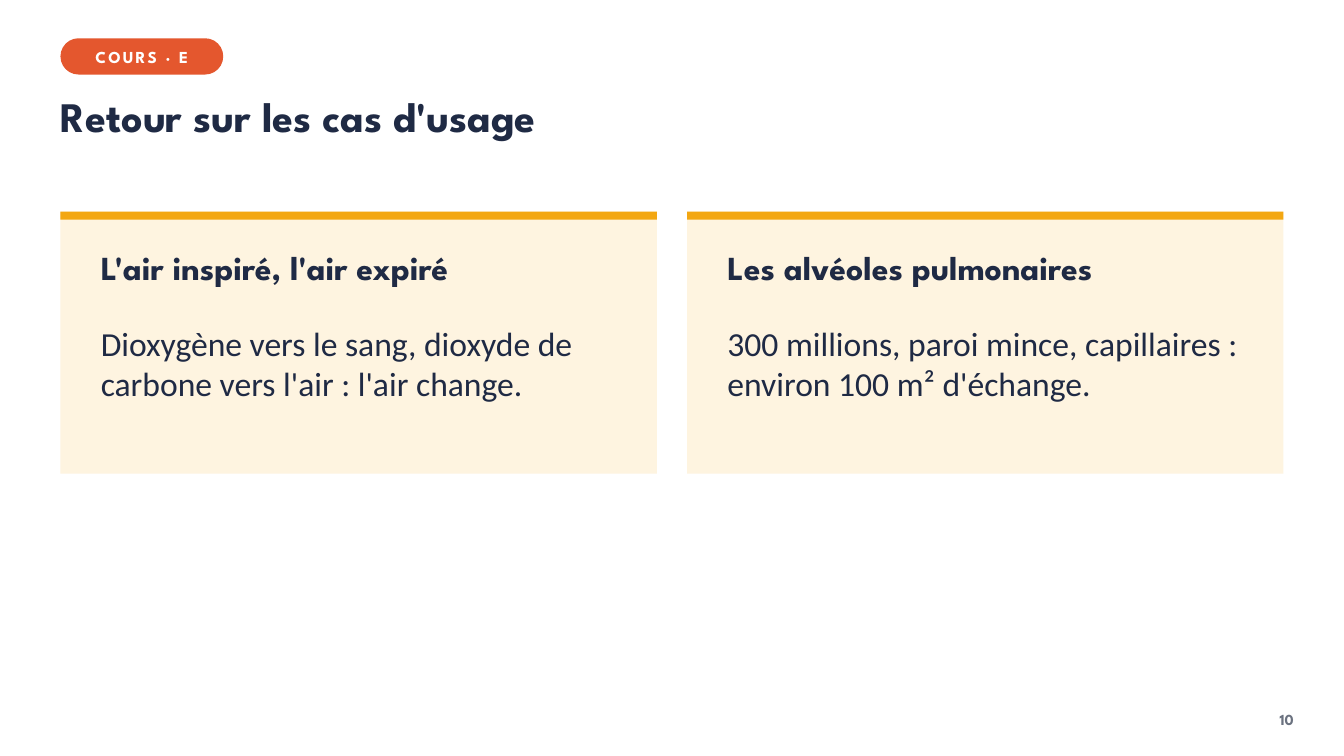
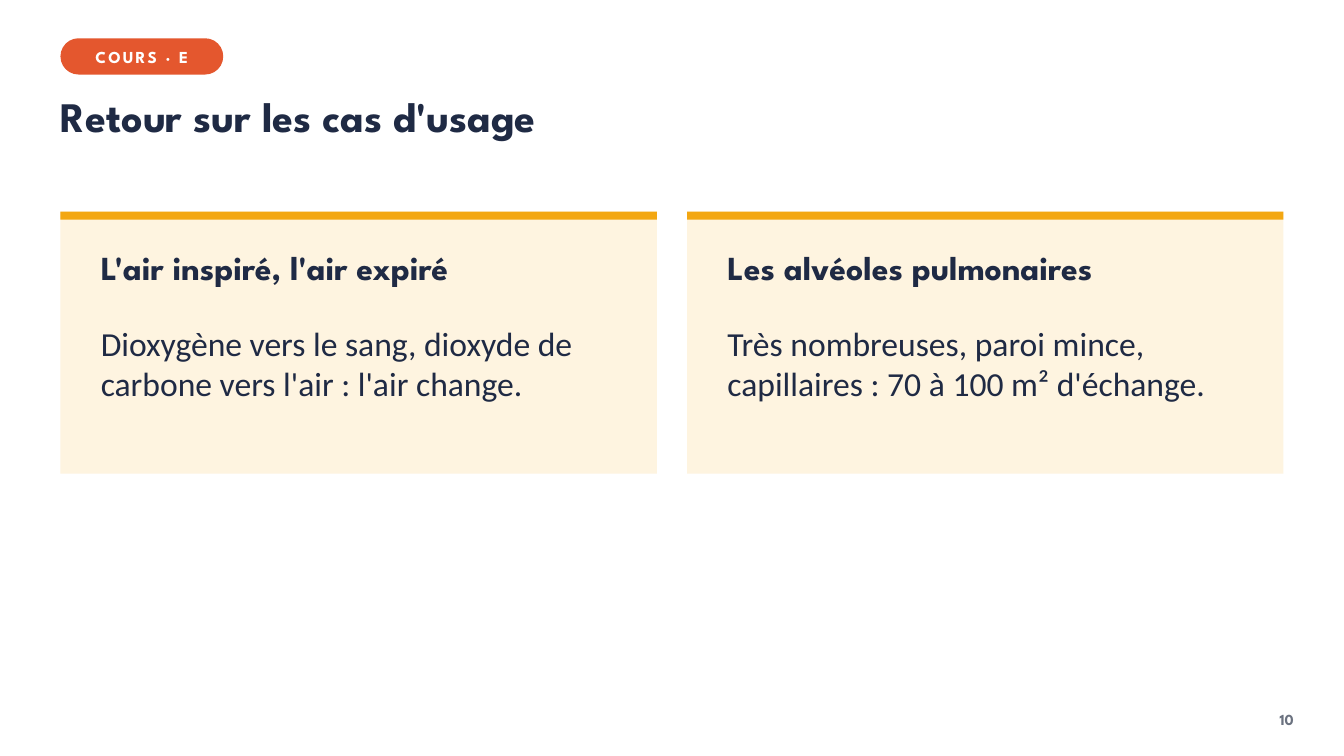
Before and after one commit to VinceIXIV/SVT-cour, a slide deck: slide 10 of cours/4e/S13-la-respiration-le-dioxygene-entre-dans-le-sang/4e-S13-diaporama.pptx. Drawn at 1344x756 pixels with LibreOffice and Linux fonts; fonts in the diff are those of the drawing. Boxes give left, top, right and bottom in pixels: in the first picture for what was removed or moved away, otherwise in the second. Text is boxed around its words. In the diff, an @@ line names an element or a change of style, - is before the commit and + after.

```diff
--- a/cours/4e/S13-la-respiration-le-dioxygene-entre-dans-le-sang/4e-S13-diaporama.pptx
+++ b/cours/4e/S13-la-respiration-le-dioxygene-entre-dans-le-sang/4e-S13-diaporama.pptx
@@ text at box(727, 332, 1205, 402): text changed @@
-300 millions, paroi mince, capillaires : environ 100 m² d'échange.
+Très nombreuses, paroi mince, capillaires : 70 à 100 m² d'échange.
```
Also in this commit, not shown: 5 other slides changed, 22 other files.
